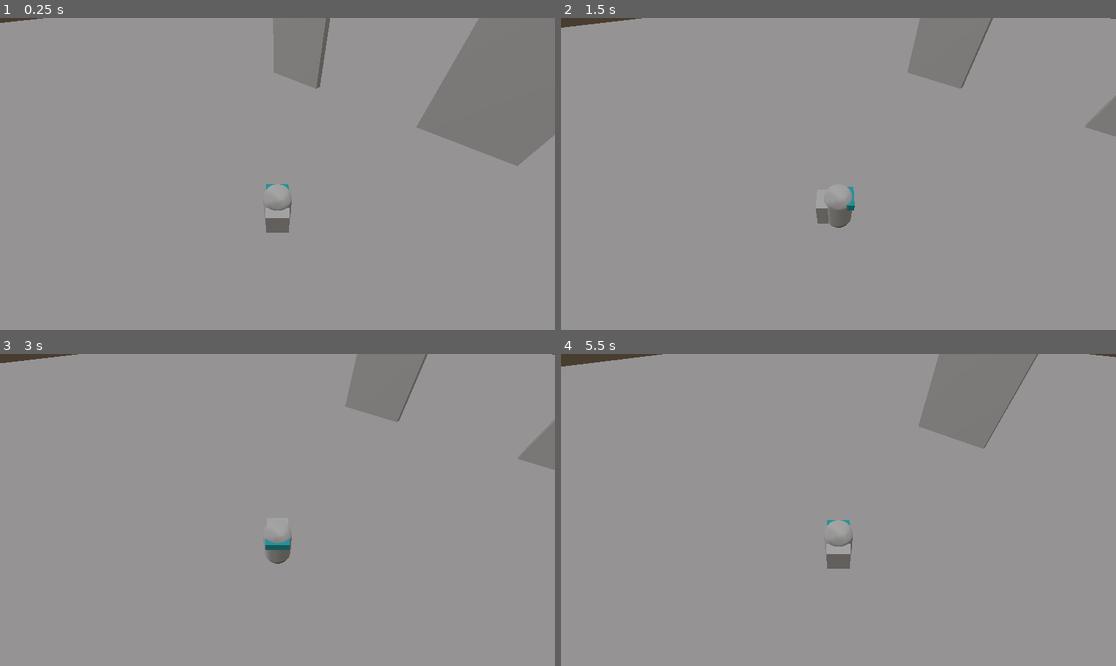
Above: before the commit, frames 1-4 (two rows, left to right).
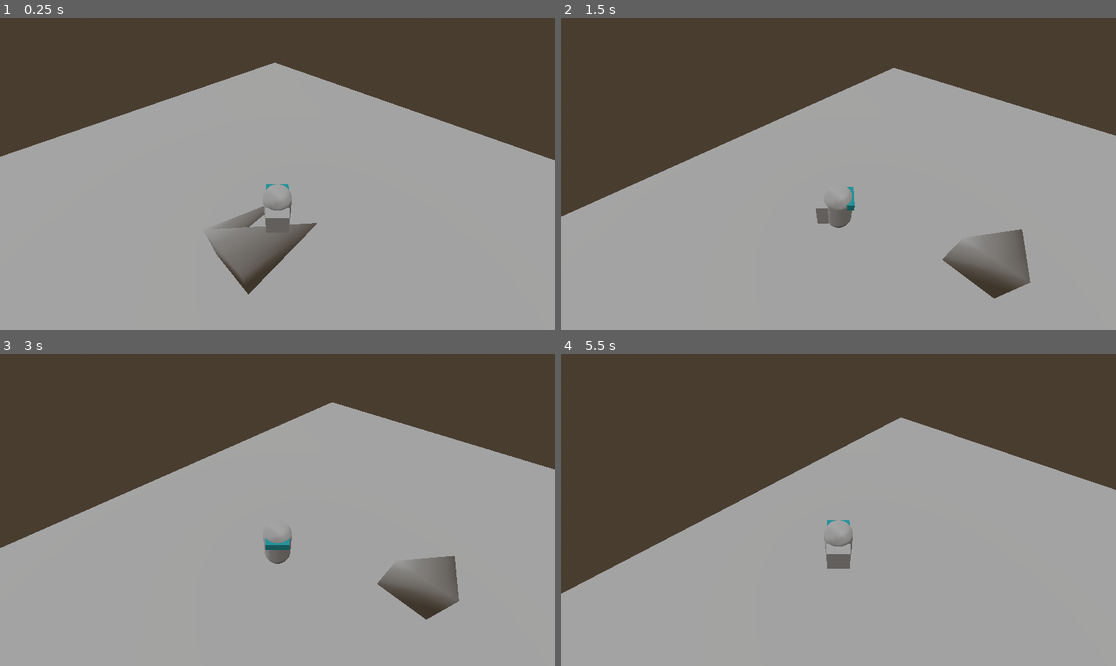
Above: after the commit, the same moments.

Repository: PizzaMolotovGames/AGuysAdventure
Game: Godot game, scene res://world/mainScene.tscn
Two runs of this game, one before a commit and one after it. Both use one fixed random seed, a clock stepped at 60 frames per second and the inputs below.
Inputs (mouse positions are in pixels of both pictures, inside the frame that each line leads up to):
- Up to frame 1 (0.25 s): no input
- Up to frame 2 (1.5 s): tap Enter at 0.5 s; move the mouse to (960, 158) at 0.52 s; hold A (press_A) 0.53-1.28 s; move the mouse to (727, 189) at 1.27 s; tap D (press_D) at 1.35 s
- Up to frame 3 (3 s): tap Space (press_SPACE) at 2 s; move the mouse to (333, 441) at 2.02 s; tap E (press_E) at 2.1 s; tap Enter at 2.75 s; move the mouse to (249, 572) at 2.77 s; tap S (press_S) at 2.85 s
- Up to frame 4 (5.5 s): tap Space (press_SPACE) at 3.5, 4.35, 5 s; move the mouse to (1005, 556) at 3.52 s; hold Shift (press_SHIFT) 3.53-4.28 s; tap Enter at 4.25 s; move the mouse to (672, 463) at 4.27 s; move the mouse to (866, 510) at 5.02 s; hold W (press_W) from 5.03 s (still down)

The runs differ from the first frame. In frame 1, 33% of the frame differs, in the area x 0-100%, y 0-89%; in frame 2, 36%; in frame 3, 35%; in frame 4, 42%, in the area x 0-100%, y 0-77%.
Error after the commit: Invalid access to property or key 'edited_scene_root' on a base object of type 'null instance'. (res://Addons/GreyboxPlugin/box.gd:23)

Commit message:
Greybox toolkit (creation)
-Created a greybox Box node (working);
-Created a greybox Ramp node (gamebreaking BUG).

Diff:
--- a/aguysadventure/project.godot
+++ b/aguysadventure/project.godot
@@ -18,6 +18,7 @@
 [file_customization]
 
 folder_colors={
+"res://Addons/": "pink",
 "res://UI/": "orange",
 "res://enemies/": "red",
 "res://imports/": "gray",
--- a/aguysadventure/world/map/test_level.tscn
+++ b/aguysadventure/world/map/test_level.tscn
@@ -1,68 +1,52 @@
-[gd_scene load_steps=6 format=3 uid="uid://cuh84jthihfb8"]
+[gd_scene load_steps=8 format=4 uid="uid://cuh84jthihfb8"]
 
-[sub_resource type="StandardMaterial3D" id="StandardMaterial3D_e6m6j"]
-albedo_color = Color(0.523981, 0.514541, 0.516902, 1)
+[ext_resource type="Script" uid="uid://b7rkw2ocx0a4w" path="res://Addons/GreyboxPlugin/box.gd" id="1_6ais4"]
+[ext_resource type="Script" uid="uid://dwcgbmcp6vutb" path="res://Addons/GreyboxPlugin/ramp.gd" id="2_yuxyq"]
 
-[sub_resource type="PlaneMesh" id="PlaneMesh_ytw6d"]
-material = SubResource("StandardMaterial3D_e6m6j")
-size = Vector2(120, 120)
+[sub_resource type="BoxMesh" id="BoxMesh_6ais4"]
+size = Vector3(30, 0.1, 30)
 
-[sub_resource type="BoxShape3D" id="BoxShape3D_h473u"]
-size = Vector3(120, 0.1, 120)
+[sub_resource type="BoxShape3D" id="BoxShape3D_yuxyq"]
+size = Vector3(30, 0.1, 30)
 
-[sub_resource type="BoxMesh" id="BoxMesh_h473u"]
-size = Vector3(0.5, 10, 5)
+[sub_resource type="StandardMaterial3D" id="StandardMaterial3D_6ais4"]
+albedo_color = Color(0.7, 0.7, 0.7, 1)
 
-[sub_resource type="BoxShape3D" id="BoxShape3D_6ais4"]
-size = Vector3(0.5, 10, 5)
+[sub_resource type="ArrayMesh" id="ArrayMesh_yuxyq"]
+_surfaces = [{
+"aabb": AABB(-1, 0, -2, 2, 2, 4),
+"format": 34359742471,
+"index_count": 30,
+"index_data": PackedByteArray("AAABAAIAAAACAAMAAwACAAUAAwAFAAQAAAADAAQAAAAEAAEAAQACAAUAAQAFAAQAAwAEAAUAAwAFAAIA"),
+"primitive": 3,
+"uv_scale": Vector4(0, 0, 0, 0),
+"vertex_count": 6,
+"vertex_data": PackedByteArray("AACAvwAAAAAAAADAAACAPwAAAAAAAADAAACAPwAAAAAAAABAAACAvwAAAAAAAABAAACAvwAAAEAAAABAAACAPwAAAEAAAABAbzcjMnxLPc7/P/8/VFVU1VRVqirbNkjS/z//P1RVVNUAAP9//3//v1ZJG0+VZPra")
+}]
+
+[sub_resource type="ConvexPolygonShape3D" id="ConvexPolygonShape3D_86v15"]
+points = PackedVector3Array(-1, 0, -2, 1, 0, -2, 1, 0, 2, -1, 0, 2, -1, 2, 2, 1, 2, 2)
 
 [node name="TestLevel" type="Node3D"]
 
-[node name="Ground" type="Node3D" parent="."]
+[node name="Floor" type="StaticBody3D" parent="."]
+script = ExtResource("1_6ais4")
+size = Vector3(30, 0.1, 30)
+metadata/_custom_type_script = "uid://b7rkw2ocx0a4w"
 
-[node name="GroundMesh" type="MeshInstance3D" parent="Ground"]
-mesh = SubResource("PlaneMesh_ytw6d")
-skeleton = NodePath("../..")
+[node name="Mesh" type="MeshInstance3D" parent="Floor"]
+mesh = SubResource("BoxMesh_6ais4")
 
-[node name="GroundCollider" type="StaticBody3D" parent="Ground"]
+[node name="CollisionShape3D" type="CollisionShape3D" parent="Floor"]
+shape = SubResource("BoxShape3D_yuxyq")
 
-[node name="GroundColliderShape" type="CollisionShape3D" parent="Ground/GroundCollider"]
-shape = SubResource("BoxShape3D_h473u")
+[node name="GreyboxRamp" type="StaticBody3D" parent="."]
+script = ExtResource("2_yuxyq")
+metadata/_custom_type_script = "uid://dwcgbmcp6vutb"
 
-[node name="Wall1" type="MeshInstance3D" parent="."]
-transform = Transform3D(-4.37114e-08, 0, 1, 0, 1, 0, -1, 0, -4.37114e-08, -8.97085, 4.95901, -11.2281)
-gi_mode = 0
-mesh = SubResource("BoxMesh_h473u")
+[node name="Mesh" type="MeshInstance3D" parent="GreyboxRamp"]
+material_override = SubResource("StandardMaterial3D_6ais4")
+mesh = SubResource("ArrayMesh_yuxyq")
 
-[node name="StaticBody3D" type="StaticBody3D" parent="Wall1"]
-
-[node name="CollisionShape3D" type="CollisionShape3D" parent="Wall1/StaticBody3D"]
-shape = SubResource("BoxShape3D_6ais4")
-
-[node name="Wall3" type="MeshInstance3D" parent="."]
-transform = Transform3D(-1, 0, -8.74228e-08, 0, 1, 0, 8.74228e-08, 0, -1, 10.1664, 4.67742, -2.2572)
-mesh = SubResource("BoxMesh_h473u")
-skeleton = NodePath("../Wall1")
-
-[node name="StaticBody3D" type="StaticBody3D" parent="Wall3"]
-
-[node name="CollisionShape3D" type="CollisionShape3D" parent="Wall3/StaticBody3D"]
-shape = SubResource("BoxShape3D_6ais4")
-
-[node name="Wall4" type="MeshInstance3D" parent="."]
-transform = Transform3D(-4.37114e-08, 0, 1, 0, 1, 0, -1, 0, -4.37114e-08, 3.93285, 4.95901, -11.2281)
-mesh = SubResource("BoxMesh_h473u")
-
-[node name="StaticBody3D" type="StaticBody3D" parent="Wall4"]
-
-[node name="CollisionShape3D" type="CollisionShape3D" parent="Wall4/StaticBody3D"]
-shape = SubResource("BoxShape3D_6ais4")
-
-[node name="Wall5" type="MeshInstance3D" parent="."]
-transform = Transform3D(-4.37114e-08, 0, 1, 0, 1, 0, -1, 0, -4.37114e-08, 9.9679, 4.95901, 25.0262)
-mesh = SubResource("BoxMesh_h473u")
-
-[node name="StaticBody3D" type="StaticBody3D" parent="Wall5"]
-
-[node name="CollisionShape3D" type="CollisionShape3D" parent="Wall5/StaticBody3D"]
-shape = SubResource("BoxShape3D_6ais4")
+[node name="Collision" type="CollisionShape3D" parent="GreyboxRamp"]
+shape = SubResource("ConvexPolygonShape3D_86v15")
Not shown, added: aguysadventure/Addons/GreyboxPlugin/box.gd
Not shown, added: aguysadventure/Addons/GreyboxPlugin/box.gd.uid
Not shown, added: aguysadventure/Addons/GreyboxPlugin/plugin.cfg
Not shown, added: aguysadventure/Addons/GreyboxPlugin/plugin.gd
Not shown, added: aguysadventure/Addons/GreyboxPlugin/plugin.gd.uid
Not shown, added: aguysadventure/Addons/GreyboxPlugin/ramp.gd
Not shown, added: aguysadventure/Addons/GreyboxPlugin/ramp.gd.uid
